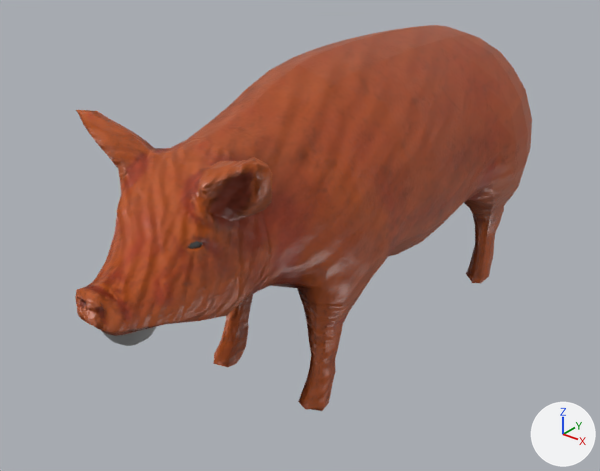
The Blender file MilliesBlend.blend as it was, and as the next commit left it.
Camera for both pictures: a camera (50 mm lens) standing at (4.04, -6.12, 4.4) and looking at (-0.17, -0.86, 1.13). The lights are fixed; the arrows at lower right show +X, +Y and +Z.

In view in the first picture: 'Apple', 'Pig1'.
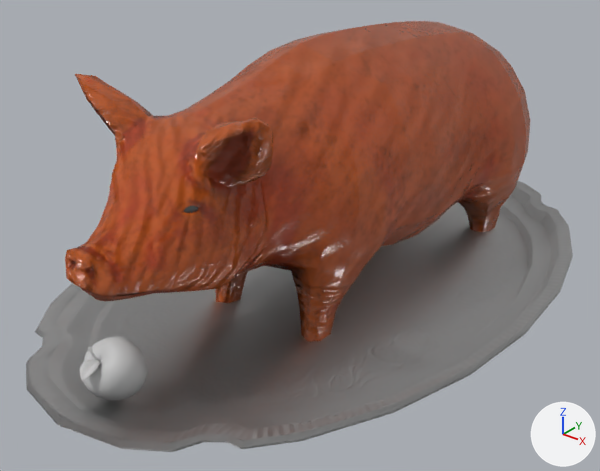
Changed parts and their boxes [x1, y1, x2, y2] in the pictures (600 x 471 px):
'Pig1', moved, turned
    before: [75, 25, 532, 411]
    after: [65, 21, 530, 342]
'plate_low', added
    after: [26, 181, 573, 452]
'Apple', moved, turned
    before: [103, 327, 156, 346]
    after: [80, 336, 147, 401]

Edits to the bpy script that builds the scene:
```text
Add img_t_plate_n_png:
    img_t_plate_n_png = load_image('T_Plate_N.png', 'Pig/Plate/T_Plate_N.png', 2048, 2048, 'sRGB')
Add mat_01___default:
    mat_01___default = bpy.data.materials.new('01 - Default')
    # colours: light grey #cacaca
    # uses the picture img_t_plate_n_png
Add me_mesh_002:
    me_mesh_002.from_pydata(...)  # 380 vertices, 756 faces; spans x -65.9..65.9, y -50.3..50.3, z 1.8..6.6
    me_mesh_002.materials.append(mat_01___default)  # its picture is missing
Change ob_apple:
    ob_apple.location: (0.0, -2.978, 1.384) -> (0.0, -3.138, 1.001)
    ob_apple.rotation_euler: (1.571, 0.0, 0.0) -> (1.075, -0.538, 2.222)  # degrees (90, 0, 0) -> degrees (62, -31, 127)
Change ob_pig1:
    ob_pig1.location: (0.0, 0.0, 0.0) -> (0.0, -0.149, 0.096)
    ob_pig1.rotation_euler: (1.571, 0.0, 0.0) -> (1.505, 0.0, 0.0)  # degrees (90, 0, 0) -> degrees (86, 0, 0)
Add ob_plate_low:
    ob_plate_low = bpy.data.objects.new('plate_low', me_mesh_002)
    ob_plate_low.location = (0.0, -0.534, 0.498)
    ob_plate_low.rotation_euler = (0.0, 0.0221, 1.571)  # degrees (0, 1.3, 90)
    ob_plate_low.scale = (0.0475, 0.0379, 0.0475)
```
